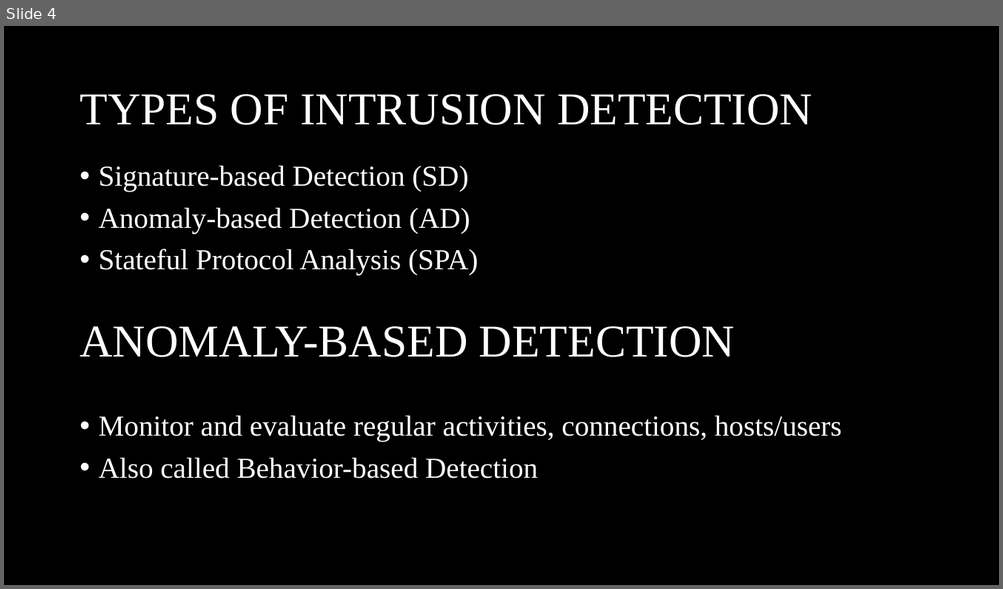
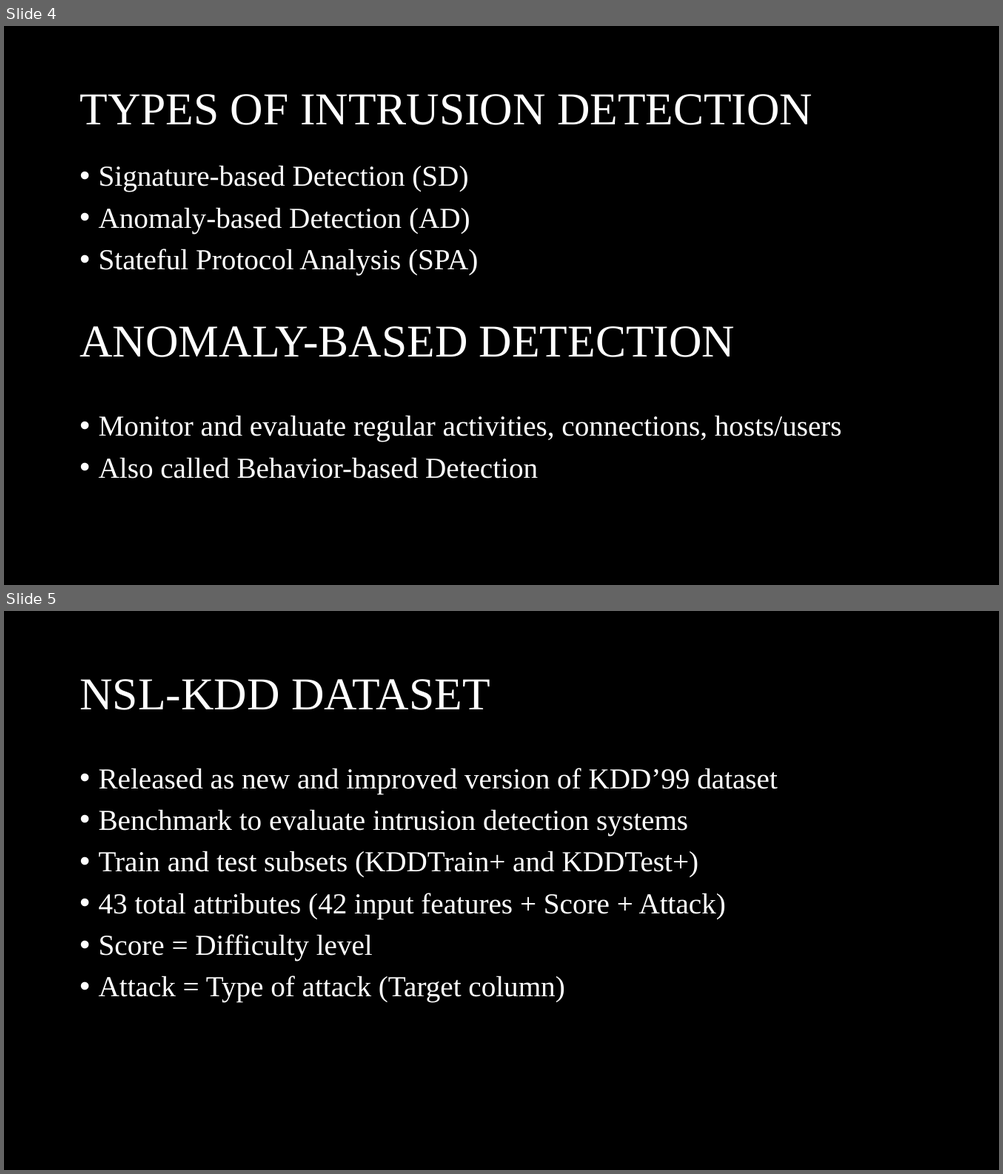
Before and after one commit to rojinadeuja/NSL-KDD-Network-Security, a slide deck: NSL_KDD_Network_Security_Analysis.pptx. Shown one above the other, each under a label of ours: slide 4 before the commit, slides 4 and 5 after it. The pictures are 1003x589 and 1003x1174 pixels, drawn with LibreOffice and Linux fonts; fonts in the diff are those of the drawing. Boxes give left, top, right and bottom in pixels: in the first picture for what was removed or moved away, otherwise in the second. Text is boxed around its words. In the diff, an @@ line names an element or a change of style, - is before the commit and + after.

Commit message:
Add dataset

```diff
--- a/NSL_KDD_Network_Security_Analysis.pptx
+++ b/NSL_KDD_Network_Security_Analysis.pptx
@@ slide 5 added at box(4, 611, 999, 1170), background #000000 @@
@@ title added at box(79, 679, 490, 710), 44 pt, text #FFFFFF @@
+NSL-KDD DATASET
@@ text added at box(99, 768, 777, 1002), 28 pt, text #FFFFFF @@
+• Released as new and improved version of KDD’99 dataset
+• Benchmark to evaluate intrusion detection systems
+• Train and test subsets (KDDTrain+ and KDDTest+)
+• 43 total attributes (42 input features + Score + Attack)
+• Score = Difficulty level
+• Attack = Type of attack (Target column)
```
